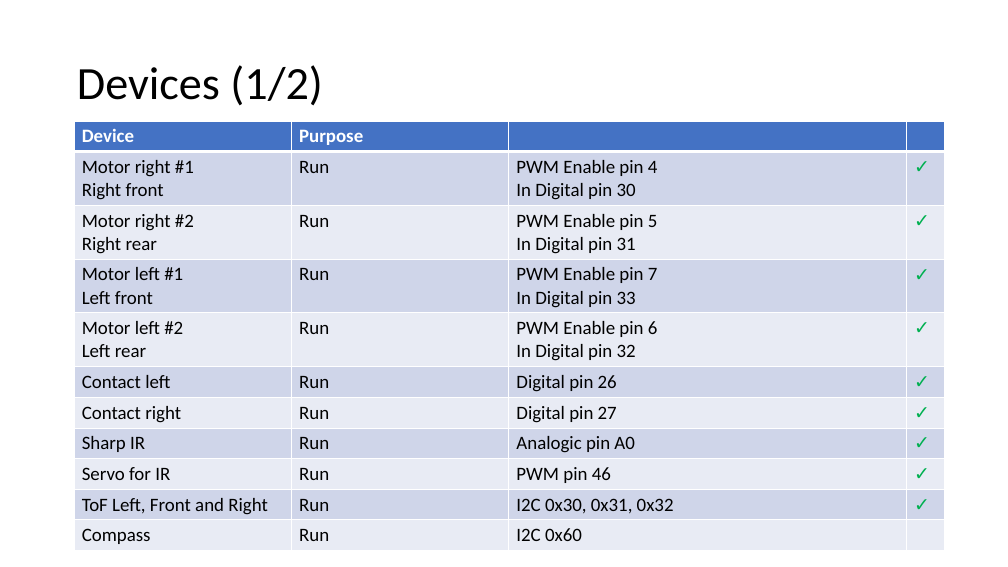
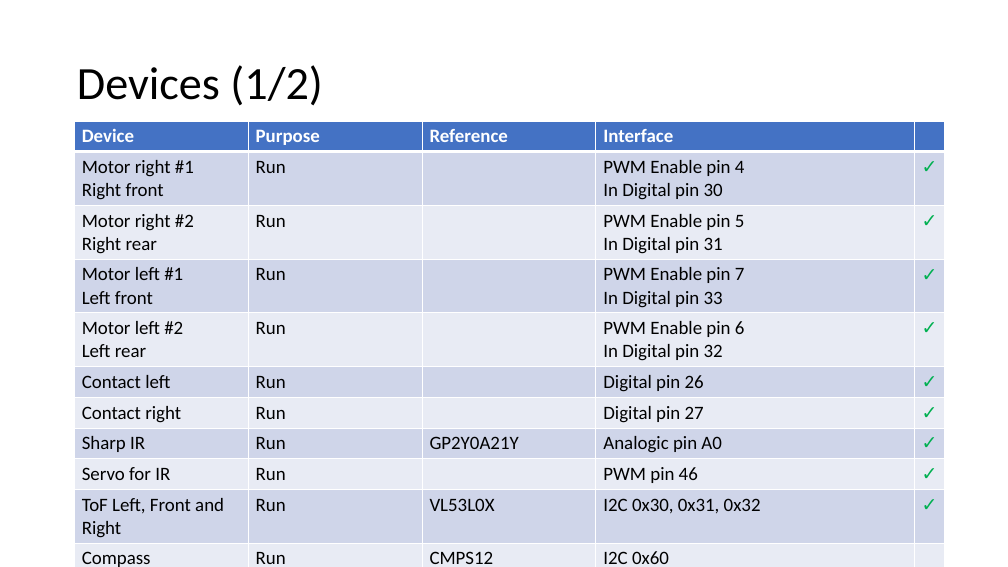
Before and after one commit to RobotEdh/RobotMicroControl, a slide deck: slide 4 of libraries/Diagramm Robot v2.pptx. Drawn at 1008x567 pixels with LibreOffice and Linux fonts; fonts in the diff are those of the drawing. Boxes give left, top, right and bottom in pixels: in the first picture for what was removed or moved away, otherwise in the second. Text is boxed around its words. In the diff, an @@ line names an element or a change of style, - is before the commit and + after.

```diff
--- a/libraries/Diagramm Robot v2.pptx
+++ b/libraries/Diagramm Robot v2.pptx
@@ table at (74, 121, 944, 567) @@
-column 3:  | PWM Enable pin 4 / In Digital pin 30 | PWM Enable pin 5 / In Digital pin 31 | PWM Enable pin 7 / In Digital pin 33 | PWM Enable pin 6 / In Digital pin 32 | Digital pin 26 | Digital pin 27 | Analogic pin A0 | PWM pin 46 | I2C 0x30, 0x31, 0x32 | I2C 0x60
+column 3: Reference |  |  |  |  |  |  | GP2Y0A21Y |  | VL53L0X | CMPS12
+column 4: Interface | PWM Enable pin 4 / In Digital pin 30 | PWM Enable pin 5 / In Digital pin 31 | PWM Enable pin 7 / In Digital pin 33 | PWM Enable pin 6 / In Digital pin 32 | Digital pin 26 | Digital pin 27 | Analogic pin A0 | PWM pin 46 | I2C 0x30, 0x31, 0x32 | I2C 0x60
```
Also in this commit, not shown: 1 other slide changed, 4 other files.
